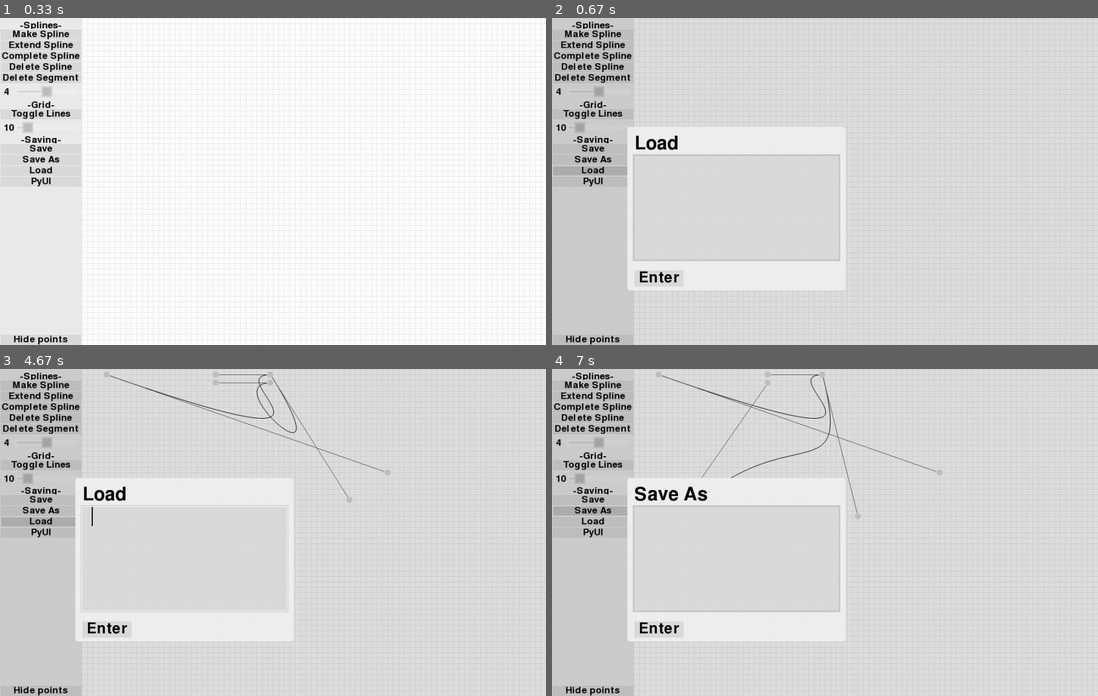
Above: before the commit, frames 1-4 (two rows, left to right).
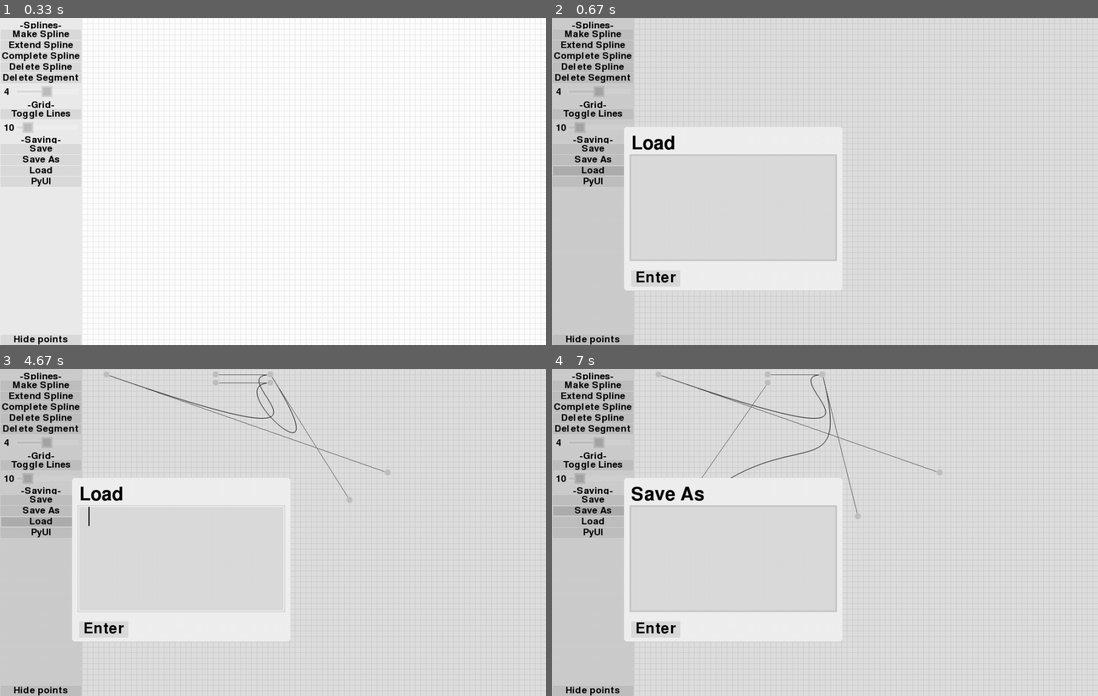
Above: after the commit, the same moments.

Repository: christianharris-3/PyUI
Game: pygame game, started from PyUI vector maker.py
Same seed, same stepped clock (60 frames per second), same inputs: the game is played once before the commit and once after it.
Inputs (mouse positions are in pixels of both pictures, inside the frame that each line leads up to):
- Up to frame 1 (0.33 s): no input
- Up to frame 2 (0.67 s): press the mouse at (590, 171) at 0.37 s; move the mouse to (644, 178) at 0.47 s; release the mouse at (693, 184) at 0.6 s
- Up to frame 3 (4.67 s): press the mouse at (38, 522) at 0.7 s; move the mouse to (70, 565) at 0.8 s; release the mouse at (103, 607) at 0.93 s; press the mouse at (185, 558) at 1.03 s; move the mouse to (125, 493) at 1.13 s; release the mouse at (65, 427) at 1.27 s; tap Space at 1.33 s; press the mouse at (38, 385) at 1.7 s; move the mouse to (229, 395) at 1.8 s; release the mouse at (414, 408) at 1.93 s; press the mouse at (158, 375) at 2.03 s; move the mouse to (273, 424) at 2.13 s; release the mouse at (387, 473) at 2.27 s; press the mouse at (38, 395) at 2.37 s; move the mouse to (65, 499) at 2.47 s; release the mouse at (87, 604) at 2.6 s; click (49, 440) at 2.72 s; click (38, 463) at 3.05 s; press the mouse at (38, 463) at 3.37 s; move the mouse to (131, 444) at 3.47 s; release the mouse at (223, 424) at 3.6 s; click (70, 499) at 3.72 s; press the mouse at (158, 382) at 4.03 s; move the mouse to (256, 444) at 4.13 s; release the mouse at (349, 503) at 4.27 s; press the mouse at (38, 522) at 4.37 s; move the mouse to (103, 552) at 4.47 s; release the mouse at (163, 581) at 4.6 s
- Up to frame 4 (7 s): press the mouse at (743, 558) at 4.7 s; move the mouse to (726, 552) at 4.8 s; release the mouse at (710, 545) at 4.93 s; press the mouse at (693, 630) at 5.03 s; move the mouse to (688, 565) at 5.13 s; release the mouse at (688, 499) at 5.27 s; press the mouse at (590, 689) at 5.37 s; move the mouse to (792, 637) at 5.47 s; release the mouse at (994, 581) at 5.6 s; press the mouse at (590, 689) at 5.7 s; move the mouse to (759, 660) at 5.8 s; release the mouse at (923, 630) at 5.93 s; press the mouse at (819, 382) at 6.03 s; move the mouse to (721, 476) at 6.13 s; release the mouse at (622, 571) at 6.27 s; press the mouse at (901, 499) at 6.37 s; move the mouse to (879, 509) at 6.47 s; release the mouse at (857, 516) at 6.6 s; press the mouse at (590, 509) at 6.7 s; move the mouse to (792, 503) at 6.8 s; release the mouse at (988, 499) at 6.93 s

Frame 1 is identical in both runs. In frame 2, 1.0% of the frame differs, in the area x 13-54%, y 33-84%; in frame 3, 0.8%; in frame 4, 1.1%.

Commit message:
Update PyUI.py
fixed bugs relating to previous objject binding issues: screen rendered twice when moving menus to windowed from normal, passing windowedmenu bounditems variable in initial creation not working properly, rendering issues when a windowed menu is active

Diff:
--- a/PyUI.py
+++ b/PyUI.py
@@ -377,11 +377,12 @@
         windowedmenubackings = [a.behindmenu for a in self.windowedmenus]
         self.breakrenderloop = False
         self.animate()
+        framemenu = self.activemenu
         for i,a in enumerate(self.automenus):
-            if a.menu == self.activemenu:
+            if a.menu == framemenu:
                 a.render(screen,self)
         for a in self.windowedmenus:
-            if a.menu == self.activemenu:
+            if a.menu == framemenu:
                 if pygame.Rect(a.x*a.dirscale[0],a.y*a.dirscale[1],a.width*a.scale,a.height*a.scale).collidepoint(self.mpos):
                     self.drawmenu(a.behindmenu,screen)
                 else:
@@ -393,7 +394,7 @@
                         self.rendermenu(a.behindmenu,screen)
                 a.render(screen,self)
 
-    def rendermenu(self,a,screen):
+    def rendermenu(self,menu,screen):
         if f'auto_generate_menu:{menu}' in self.IDs:
             self.IDs[f'auto_generate_menu:{menu}'].render(screen,self)
     def drawmenu(self,menu,screen):
@@ -1126,7 +1127,7 @@
         return obj
 
 ##    def makewindowedmenu(self,x,y,width,height,menu,behindmenu,edgebound=(1,0,0,1),col='default',isolated=True,roundedcorners=0,darken=60,colourkey=(243,244,242),ID='default'):
-    def makewindowedmenu(self,x,y,width,height,menu,behindmenu='main',col=-1,
+    def makewindowedmenu(self,x,y,width,height,menu,behindmenu='main',col=-1,bounditems=[],
                  dragable=False,colorkey=(255,255,255),isolated=True,darken=60,ID='windowedmenu',layer=1,roundedcorners=0,
                  anchor=(0,0),objanchor=(0,0),center=False,centery=-1,glow=0,glowcol=-1,
                  scalesize=True,scalex=True,scaley=True,command=emptyfunction,runcommandat=0):
@@ -1136,7 +1137,7 @@
         self.windowedmenunames = [a.menu for a in self.windowedmenus]
         self.windowedmenunames.append(menu)
 
-        obj = WINDOWEDMENU(self,x,y,width,height,menu,ID,layer,roundedcorners,
+        obj = WINDOWEDMENU(self,x,y,width,height,menu,ID,layer,roundedcorners,bounditems,
                  anchor=anchor,objanchor=objanchor,center=center,centery=centery,
                  scalesize=scalesize,scalex=scalex,scaley=scaley,
                  command=emptyfunction,runcommandat=runcommandat,col=col,
@@ -1305,10 +1306,8 @@
                     self.makeanimation(self.windowedmenus[self.windowedmenunames.index(menufrom)].behindmenu,'current',[dirr[0]*-1,dirr[1]*-1],'linear',1,menu=True,relativemove=True)
         elif menuto in self.windowedmenunames:
             if menufrom == self.windowedmenus[self.windowedmenunames.index(menuto)].behindmenu:
-                length+=1
                 self.makeanimation(self.windowedmenus[self.windowedmenunames.index(menuto)].ID,[dirr[0]*-1,dirr[1]*-1],'current','sinin',length,command=self.finishmenumove,runcommandat=length,queued=True,relativemove=True,skiptoscreen=True)
                 self.movemenu(menuto,backchainadd=False)
-                self.animate()
             else:
                 self.makeanimation(menufrom,'current',dirr,'sinout',length,command=lambda: self.slidemenuin(self.windowedmenus[self.windowedmenunames.index(menuto)].behindmenu,length,dirr,menuto),runcommandat=length,queued=False,menu=True,relativemove=True)
                 self.makeanimation(menufrom,'current',[dirr[0]*-1,dirr[1]*-1],'linear',1,menu=True,relativemove=True)
@@ -1398,11 +1397,6 @@
         self.leftborder = leftborder
         self.rightborder = rightborder
 
-        self.onitem = False
-        self.bounditems = bounditems[:]
-        self.master = emptyobject(0,0,ui.screenw,ui.screenh)
-        self.empty = False
-
         self.menu = menu
         self.behindmenu = behindmenu
         self.menuexceptions = menuexceptions
@@ -1410,6 +1404,13 @@
         else: self.killtime = time.time()+killtime
         self.layer = layer
         if ID == '': ID = text
+
+        self.onitem = False
+        self.bounditems = bounditems[:]
+        for a in self.bounditems:
+            self.binditem(a)
+        self.master = emptyobject(0,0,ui.screenw,ui.screenh)
+        self.empty = False
         ui.addid(ID,self)
 
         self.text = text
@@ -1531,10 +1532,7 @@
         self.refreshcords(ui)
         self.resetcords(ui)
         self.refresh(ui)
-        for a in self.bounditems:
-            a.onitem = True
-            a.master = self
-            a.resetcords(ui)
+
 
     def refresh(self,ui):
         tscale = self.scale
@@ -1621,9 +1619,8 @@
             ui.delete(self.ID)
         elif self.enabled:
             self.child_render(screen,ui)
-            for a in self.bounditems:
-                if a.menu == ui.activemenu:
-                    a.render(screen,ui)
+            for a in [i.ID for i in self.bounditems][:]:
+                ui.IDs[a].render(screen,ui)
     def smartcords(self,x='',y='',startset=True):
         if x!='':
             self.x = x
@@ -1667,7 +1664,6 @@
                             if self.toggle: self.toggle = False
                             else: self.toggle = True
                         self.command()
-##                        print(self.ID)
             else:
                 self.hovering = True
         if ui.mprs[self.clicktype] and self.holding:
